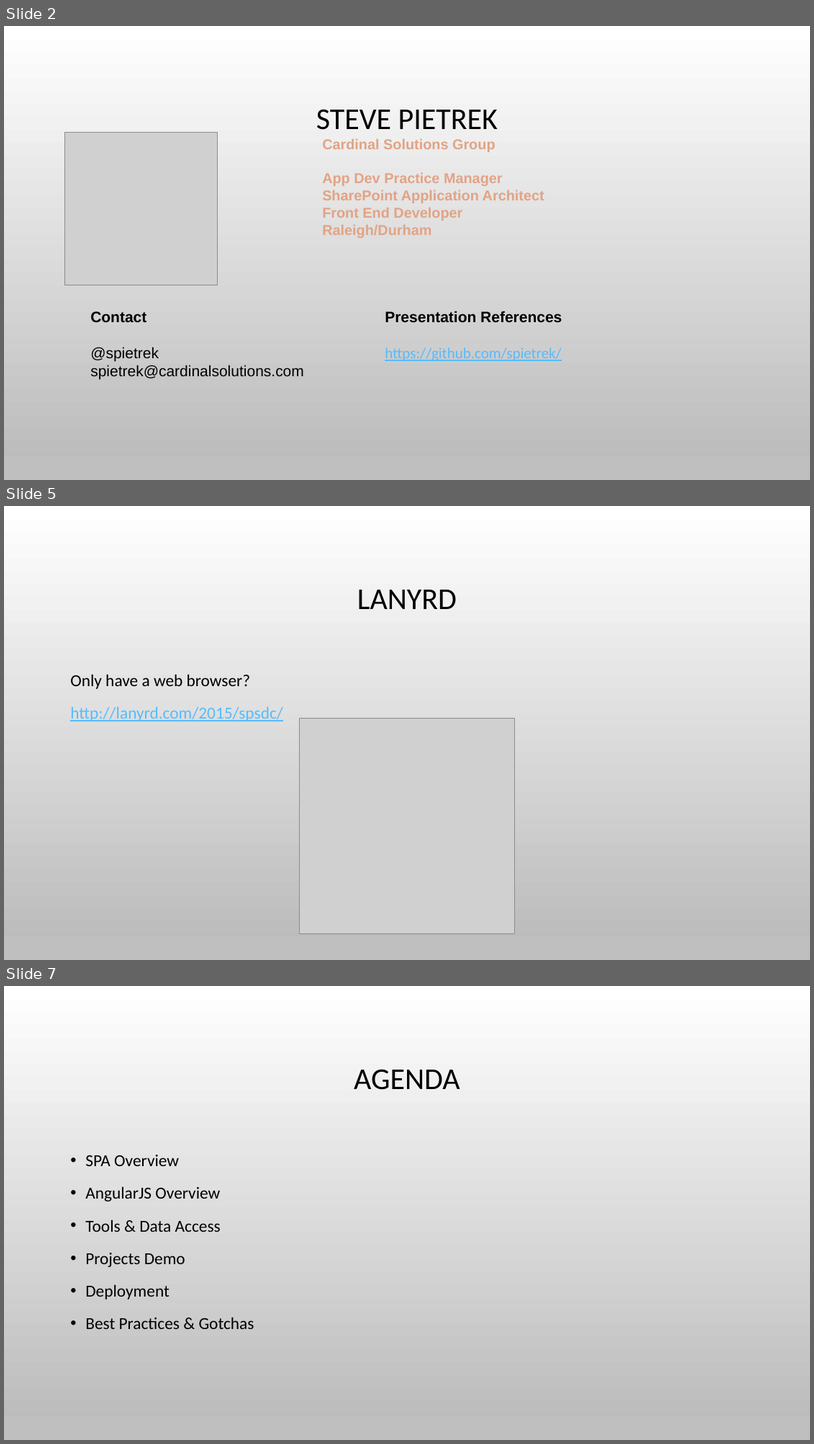
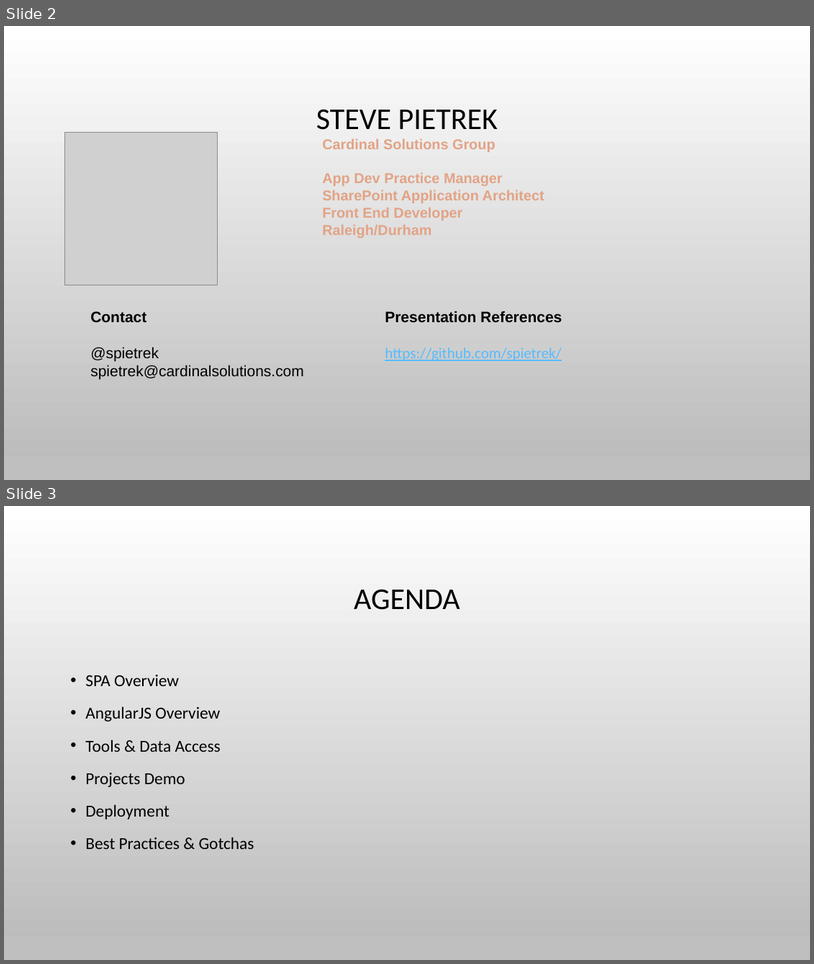
Before and after one commit to spietrek/spsnyc2015, a slide deck: Building SPAs in SharePoint Using AngularJS.pptx. Shown one above the other, each under a label of ours: slides 2, 5 and 7 before the commit, slides 2 and 3 after it; the slides between them are not shown. The pictures are 814x1444 and 814x964 pixels, drawn with LibreOffice and Linux fonts; fonts in the diff are those of the drawing; grey boxes stand for pictures; background and template pictures are left out. Boxes give left, top, right and bottom in pixels: in the first picture for what was removed or moved away, otherwise in the second. Text is boxed around its words. In the diff, an @@ line names an element or a change of style, - is before the commit and + after.

```diff
--- a/Building SPAs in SharePoint Using AngularJS.pptx
+++ b/Building SPAs in SharePoint Using AngularJS.pptx
@@ slide 5 removed at (x1=4, y1=506, x2=810, y2=960), background picture (left out); not listed: 1 template element that a slide beside it also shows @@
@@ title removed at (x1=358, y1=590, x2=457, y2=609) @@
-LANYRD
@@ text removed at (x1=70, y1=674, x2=283, y2=721) @@
-Only have a web browser?
-http://lanyrd.com/2015/spsdc/
@@ picture removed at (x1=299, y1=718, x2=515, y2=934) @@
@@ what was slide 7 is now slide 3 @@
```
Also in this commit, not shown: 4 other slides removed.
